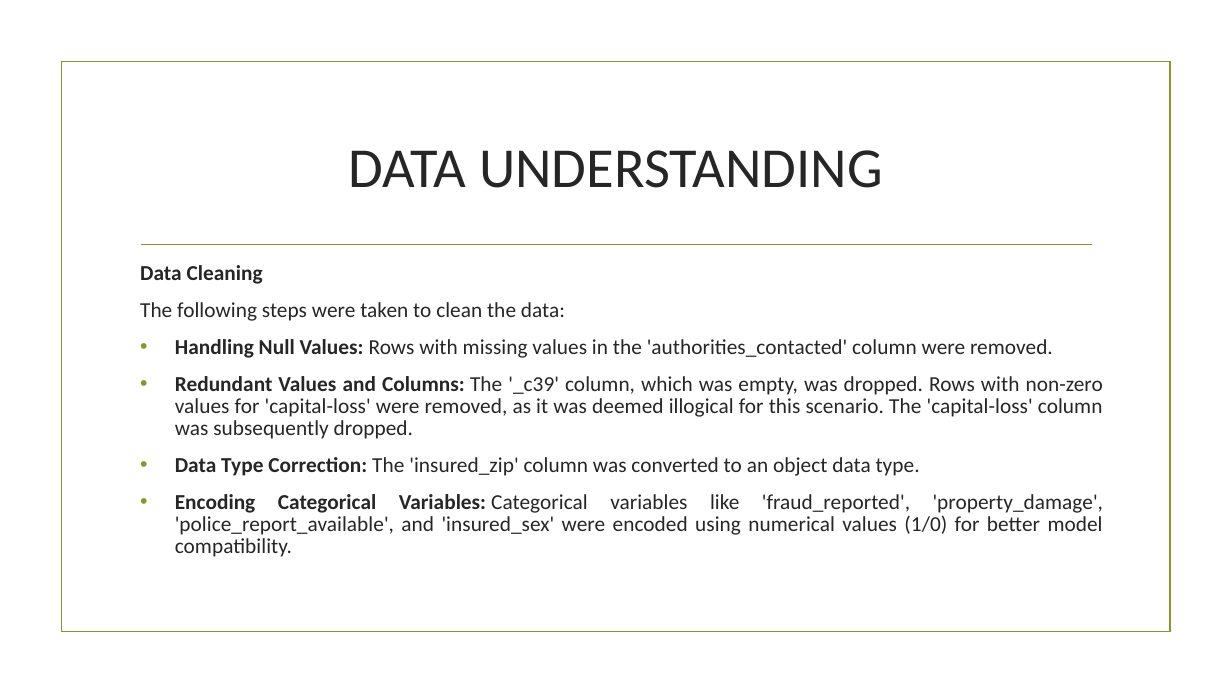
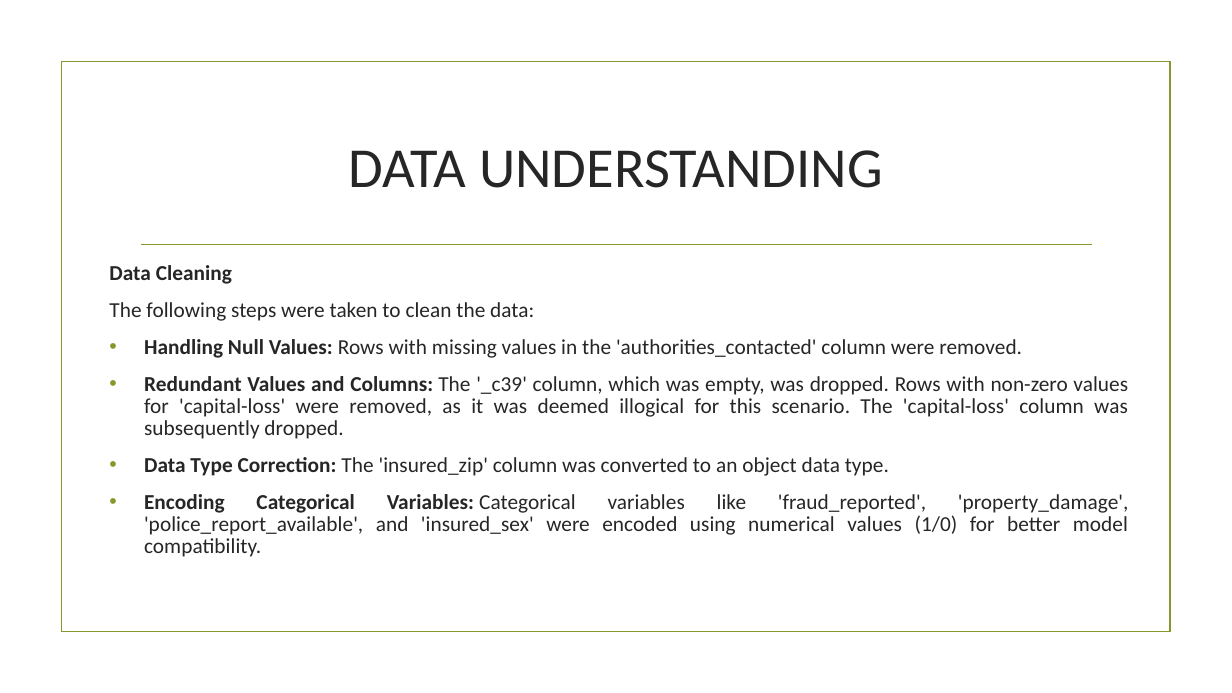
Before and after one commit to NaveenUpadhyay1385/Fraudulent_Claim_Detection_NaveenUpadhyay_SunavaNeogy, a slide deck: slide 4 of Fraudulent_Claim_Detection_Naveen-Sunava.pptx. Drawn at 1232x693 pixels with LibreOffice and Linux fonts; fonts in the diff are those of the drawing; background and template pictures are left out. Boxes give left, top, right and bottom in pixels: in the first picture for what was removed or moved away, otherwise in the second. Text is boxed around its words. In the diff, an @@ line names an element or a change of style, - is before the commit and + after.

```diff
--- a/Fraudulent_Claim_Detection_Naveen-Sunava.pptx
+++ b/Fraudulent_Claim_Detection_Naveen-Sunava.pptx
@@ text "Data Cleaning" rewrapped from [140,265,1103,557] to [109,265,1128,557] @@
```
Also in this commit, not shown: 11 other slides changed.
